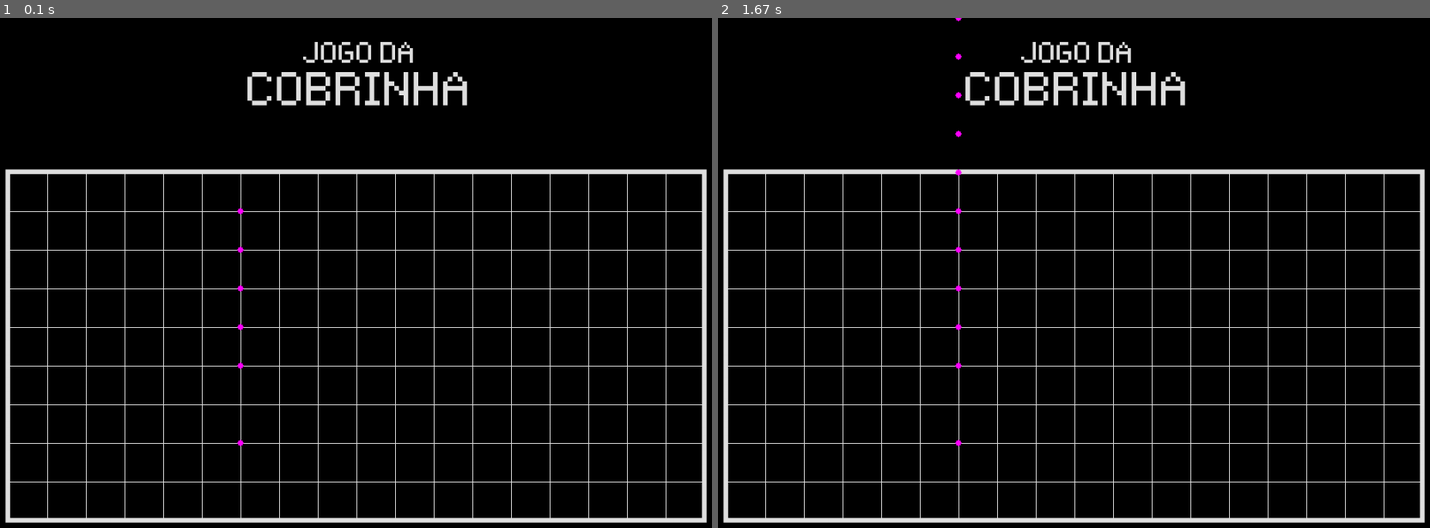
Above: before the commit, frames 1-2 (left to right).
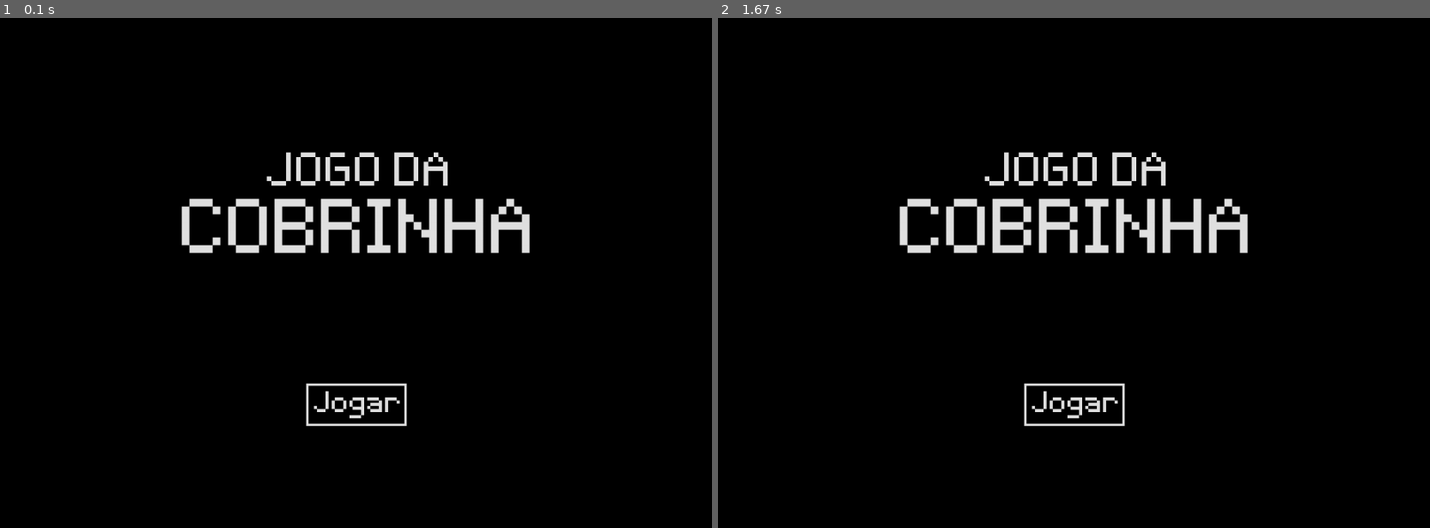
Above: after the commit, the same moments.

Repository: GiovanniDaldegan/jogo-da-cobrinha-pygame
Game: pygame game, started from scripts/main.py
Same seed, same stepped clock (60 frames per second), same inputs: the game is played once before the commit and once after it.
Inputs:
- Up to frame 1 (0.1 s): no input
- Up to frame 2 (1.67 s): no input

The runs differ from the first frame. In frame 1, 9.9% of the frame differs, in the area x 0-100%, y 4-99%; in frame 2, 10%, in the area x 0-100%, y 0-99%.

Commit message:
19/07 - sceneManager.py, menu.py, button.py
Foi criado um protótipo realmente amador para o sistema de controle das cenas do jogo, chamado no loop principal do jogo. Ele seria o responsável por alternar que script de cena determina o que aparece na tela em determinados momentos.

A questão é que não sei como alternar as cenas ainda (a opção de criar uma função "setScene" em "sceneManager.py" e tentar importá-la para ser acessível nos scripts das cenas é inviável, já que geraria uma dependência circular).

Além disso, agora existe uma nova classe do módulo "geometry..py" chamada "Button", que utiliza de texto e retângulos. Acho que ficou bem prática.

Com isso, criei a cena do menu do jogo, com o título e um botão (ainda não funcional).

obs.: antes o jogo não fechava, eu precisava matar o processo no terminal. Até que eu vi que sem querer inseri uma vírgula na linha que torna falsa a condição para o jogo rodar. Consertado.

Diff:
--- a/scripts/fonts.py
+++ b/scripts/fonts.py
@@ -4,5 +4,7 @@
 def initializeFonts(source_path):
 	font0 = pygame.font.Font(os.path.join(source_path, "source\\fonts\\Pixeltype.ttf"), SETTINGS["TEXT_SIZES"][0])
 	font1 = pygame.font.Font(os.path.join(source_path, "source\\fonts\\Pixeltype.ttf"), SETTINGS["TEXT_SIZES"][1])
+	font2 = pygame.font.Font(os.path.join(source_path, "source\\fonts\\Pixeltype.ttf"), SETTINGS["TEXT_SIZES"][2])
+	font3 = pygame.font.Font(os.path.join(source_path, "source\\fonts\\Pixeltype.ttf"), SETTINGS["TEXT_SIZES"][3])
 
-	return {"font0": font0, "font1": font1}
+	return { "font0": font0, "font1": font1, "font2": font2, "font3": font3 }
--- a/scripts/input.py
+++ b/scripts/input.py
@@ -1,11 +1,11 @@
 import pygame
 
-def handeInput(event, player):
+def handeInput(events):
 
-	if event.type == pygame.KEYDOWN:
-		if event.key == pygame.K_SPACE:
-			player.addSegment()
+	for event in events:
+		if event.type == pygame.KEYDOWN:
+			return str(event.key)
 
-	# if event.type == pygame.MOUSEBUTTONDOWN:
-	# 	if rect.collidepoint(event.pos):
-	# 		return True
+		# if event.type == pygame.MOUSEBUTTONDOWN:
+		# 	if rect.collidepoint(event.pos):
+		# 		return True
--- a/scripts/main.py
+++ b/scripts/main.py
@@ -1,6 +1,6 @@
 import sys, os, pygame
 
-import render
+import render, sceneManager
 from settings import SETTINGS
 from scenes import game, menu
 
@@ -14,31 +14,30 @@
 pygame.display.set_caption("Jogo da Cobrinha")
 clock = pygame.time.Clock()
 
-
-# Layers: [scene setup, snake, layer2, layer3, ...]
+## Layers: [scene setup, snake, layer2, layer3, ...]
 layers = [[], []]
 
 
 def main():
 	run = True
 
-	# TODO: scene manager
-	game.setup(base_path, layers)
 
 	while run:
 
 		events = pygame.event.get()
 
 		for event in events:
-			if event.type == pygame.QUIT: run = False,
+			if event.type == pygame.QUIT: run = False
 
+		sceneManager.runState(base_path, events, layers)
 
-		render.render_scene(SCREEN, layers)
-		game.gameLoop(base_path, events, layers)
+		render.renderScene(SCREEN, layers)
+		# game.gameLoop(base_path, events, layers)
 
 		clock.tick(SETTINGS["FPS"])
 
 	pygame.quit()
 	sys.exit()
 
+
 if __name__ == "__main__": main()
--- /dev/null
+++ b/scripts/objects/button.py
@@ -0,0 +1,12 @@
+import pygame
+from .geometry import Rectangle
+
+
+class Button():
+	def __init__(self, text, rectangle, pos):
+		rectangle.rect.center = pos
+
+		self.text = text
+		self.rectangle = rectangle
+		for i in range(len(self.text.rects)):
+			self.text.rects[i].center = (self.text.rects[i].center[0] + pos[0], self.text.rects[i].center[1] + pos[1])
--- a/scripts/objects/geometry.py
+++ b/scripts/objects/geometry.py
@@ -9,14 +9,12 @@
 
 class Rectangle():
 	def __init__(self, color, topleft, size, width):
-
 		self.color = color
 		self.rect = pygame.Rect(topleft, size)
 		self.width = width
 
 class Circle():
 	def __init__(self, color, pos, radius):
-
 		self.color = color
 		self.pos = pos
 		self.radius = radius
--- a/scripts/objects/snake.py
+++ b/scripts/objects/snake.py
@@ -8,16 +8,16 @@
 	def __init__(self, grid_size, unit_size):
 		grid_units = (int(grid_size[0] / unit_size), int(grid_size[1] / unit_size))
 
-		self.size = 2
+		self.size = 3
 		self.direction = [0, 0, 0, 0]
-		randIndex = randint(0, 3)
+		rand_index = randint(0, 3)
 
-		if randIndex <= 1:
-			self.direction[randIndex] = oneWayOrAnother()
-			self.direction[randIndex + 2] = - self.direction[randIndex]
-		elif randIndex >= 2:
-			self.direction[randIndex] = oneWayOrAnother()
-			self.direction[randIndex - 2] = - self.direction[randIndex]
+		if rand_index <= 1:
+			self.direction[rand_index] = oneWayOrAnother()
+			self.direction[rand_index + 2] = - self.direction[rand_index]
+		elif rand_index >= 2:
+			self.direction[rand_index] = oneWayOrAnother()
+			self.direction[rand_index - 2] = - self.direction[rand_index]
 
 		self.head = [
 			self.direction,
--- a/scripts/objects/text.py
+++ b/scripts/objects/text.py
@@ -1,10 +1,9 @@
 class Text():
 	def __init__(self, lines):
-		super().__init__()
 
 		self.lines = []
 		self.rects = []
 
-		for l in range(len(lines)):
-			self.lines.append(lines[l]["font"].render(lines[l]["content"], False, lines[l]["color"]))
-			self.rects.append(self.lines[l].get_rect(center = lines[l]["pos"]))
+		for i in range(len(lines)):
+			self.lines.append(lines[i]["font"].render(lines[i]["content"], False, lines[i]["color"]))
+			self.rects.append(self.lines[i].get_rect(center = lines[i]["pos"]))
--- a/scripts/render.py
+++ b/scripts/render.py
@@ -1,7 +1,7 @@
 import pygame
 
 
-def render_scene(SCREEN, layers):
+def renderScene(SCREEN, layers):
 	SCREEN.fill("#000000")
 
 	# for j in range()
@@ -20,11 +20,17 @@
 				pygame.draw.rect(SCREEN, obj.color, obj.rect, obj.width)
 
 			elif obj_class == "Text":
-				for l in range(len(obj.lines)):
-					SCREEN.blit(obj.lines[l], obj.rects[l])
+				for i in range(len(obj.lines)):
+					SCREEN.blit(obj.lines[i], obj.rects[i])
 
 			elif obj_class == "Circle":
 				pygame.draw.circle(SCREEN, obj.color, obj.pos, obj.radius)
+
+			elif obj_class == "Button":
+				pygame.draw.rect(SCREEN, obj.rectangle.color, obj.rectangle.rect, obj.rectangle.width)
+
+				for i in range(len(obj.text.lines)):
+					SCREEN.blit(obj.text.lines[i], obj.text.rects[i])
 
 			#elif obj_class == "Snake":
 
--- /dev/null
+++ b/scripts/sceneManager.py
@@ -0,0 +1,18 @@
+from scenes import menu, game
+
+
+scenes = ["menu", "game"] # "Game over"?
+current_scene = "menu"
+
+
+def runState(base_path, events, layers):
+	if current_scene == scenes[0]:
+		menu.menuLoop(base_path, events, layers)
+	elif current_scene == scenes[1]:
+		game.setup(base_path, layers)
+		game.gameLoop(base_path, events, layers)
+
+
+def setState(layers, current_scene, new_state):
+	layers = [[], []]
+	current_scene = new_state
--- a/scripts/scenes/game.py
+++ b/scripts/scenes/game.py
@@ -18,8 +18,8 @@
 	# Title
 	title = text.Text(
 		(
-			{ "font": _fonts["font1"], "content":"JOGO DA", "pos": (504, 50), "color": COLORS["light_gray"] },
-			{ "font": _fonts["font0"], "content": "COBRINHA", "pos": (504, 100), "color": COLORS["light_gray"] }
+			{ "font": _fonts["font2"], "content":"JOGO DA", "pos": (504, 50), "color": COLORS["light_gray"] },
+			{ "font": _fonts["font1"], "content": "COBRINHA", "pos": (504, 100), "color": COLORS["light_gray"] }
 		)
 	)
 
@@ -39,10 +39,10 @@
 def gameLoop(base_path, events, layers):
 	#layers[1] = []
 
-	# for event in events:
-	# 	handeInput(event, player)
+	_input = handeInput(events)
 
-	player.update()
+
+	# player.update()
 
 	print(f"\n[ {player.segments[0][0]}, ", end="")
 	for i in range(len(player.segments)):
--- a/scripts/scenes/menu.py
+++ b/scripts/scenes/menu.py
@@ -0,0 +1,28 @@
+from settings import SETTINGS, COLORS
+from fonts import initializeFonts
+from objects import geometry, text, button
+from input import handeInput
+
+def menuLoop(base_path, events, layers):
+	_fonts = initializeFonts(base_path)
+
+	# _input = handeInput()
+
+	# if _input == "K_SPACE":
+
+
+	title0 = text.Text((
+		{ "font": _fonts["font1"], "content": "JOGO DA", "pos": (504, 204), "color": COLORS["light_gray"] },
+		{ "font": _fonts["font0"], "content": "COBRINHA", "pos": (504, 284), "color": COLORS["light_gray"] }
+	))
+
+	play_button = button.Button(
+		text.Text( [
+			{ "font": _fonts["font2"], "content": "Jogar", "pos": (2, 2), "color": COLORS["light_gray"] }
+			]
+		), geometry.Rectangle(COLORS["light_gray"], (0, 0), (130, 55), 3), (500, 500)
+	)
+
+
+	layers[0].append(title0)
+	layers[0].append(play_button)
--- a/scripts/settings.py
+++ b/scripts/settings.py
@@ -4,7 +4,7 @@
 	"GRID_ORIGIN": (50, 200),
 	"GRID_SIZE": (900, 450),
 	"UNIT_SIZE": 50,
-	"TEXT_SIZES": (100, 60, 40)
+	"TEXT_SIZES": (160, 100, 60, 40)
 }
 
 COLORS = {
Empty file removed: scripts/settings.txt
